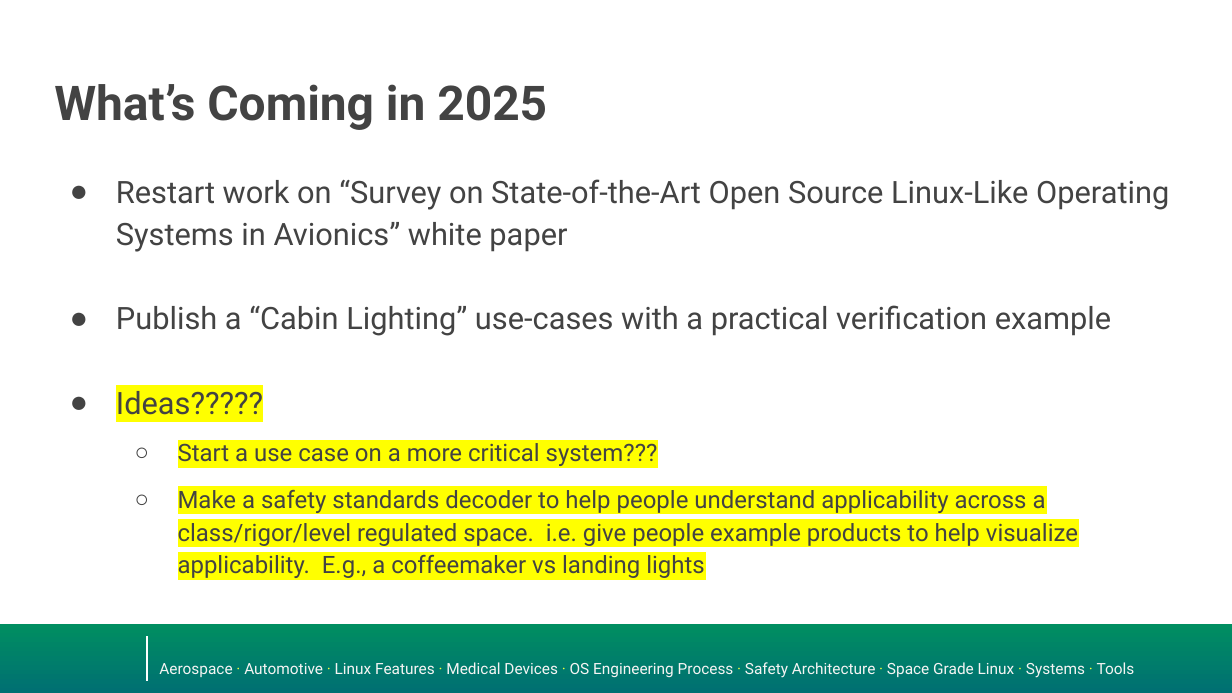
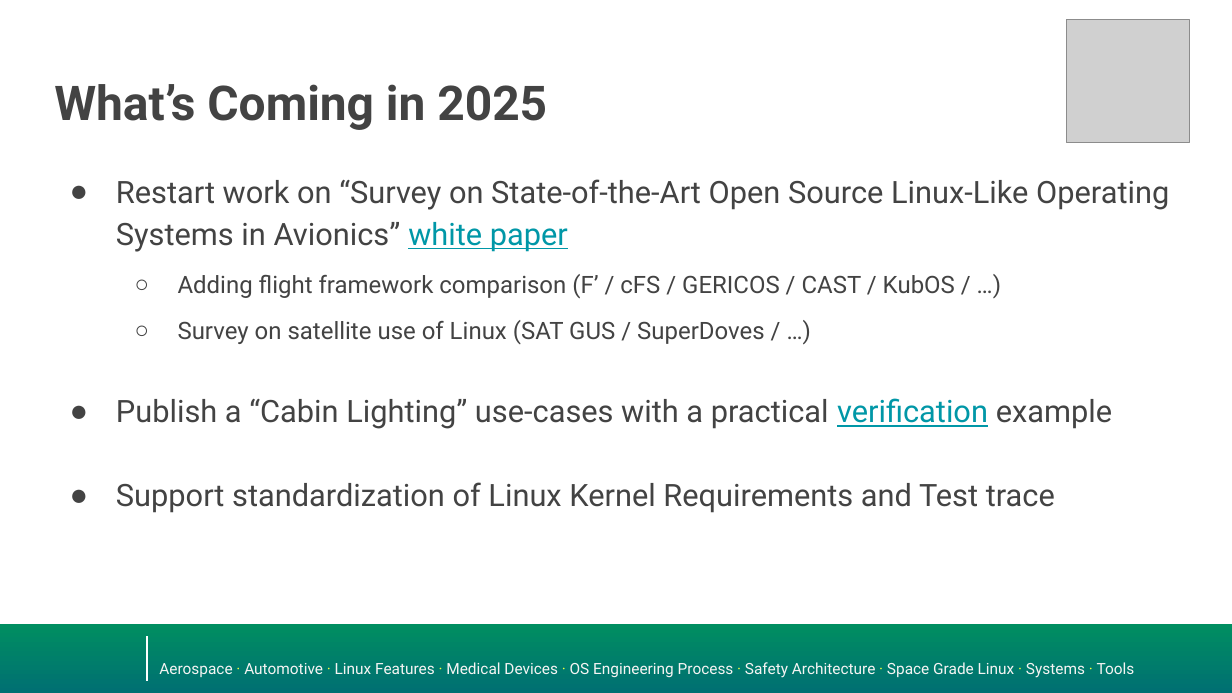
Before and after one commit to elisa-tech/wg-aerospace, a slide deck: slide 6 of presentations/ELISA-aerospace-wg-updates-2025.pptx. Drawn at 1232x693 pixels with LibreOffice and Linux fonts; fonts in the diff are those of the drawing; grey boxes stand for pictures; background and template pictures are left out. Boxes give left, top, right and bottom in pixels: in the first picture for what was removed or moved away, otherwise in the second. Text is boxed around its words. In the diff, an @@ line names an element or a change of style, - is before the commit and + after.

```diff
--- a/presentations/ELISA-aerospace-wg-updates-2025.pptx
+++ b/presentations/ELISA-aerospace-wg-updates-2025.pptx
@@ picture added at (1066, 20, 1189, 143) @@
@@ text at (116, 179, 1169, 429): text colour #434343 to #0097A7, underline on in "white paper", "verification" @@
@@ text at (178, 274, 955, 344): paragraphs added @@
+  ○ Adding flight framework comparison (F’ / cFS / GERICOS / CAST / KubOS / …)
+  ○ Survey on satellite use of Linux (SAT GUS / SuperDoves / …)
@@ text at (116, 482, 1055, 513): text changed; size 14 to 18 pt @@
-● Ideas?????
-  ○ Start a use case on a more critical system???
-  ○ Make a safety standards decoder to help people understand applicability across a class/rigor/level regulated space. i.e. give people example products to help visualize applicability. E.g., a coffeemaker vs landing lights
+● Support standardization of Linux Kernel Requirements and Test trace
```
Also in this commit, not shown: 5 other slides changed.
